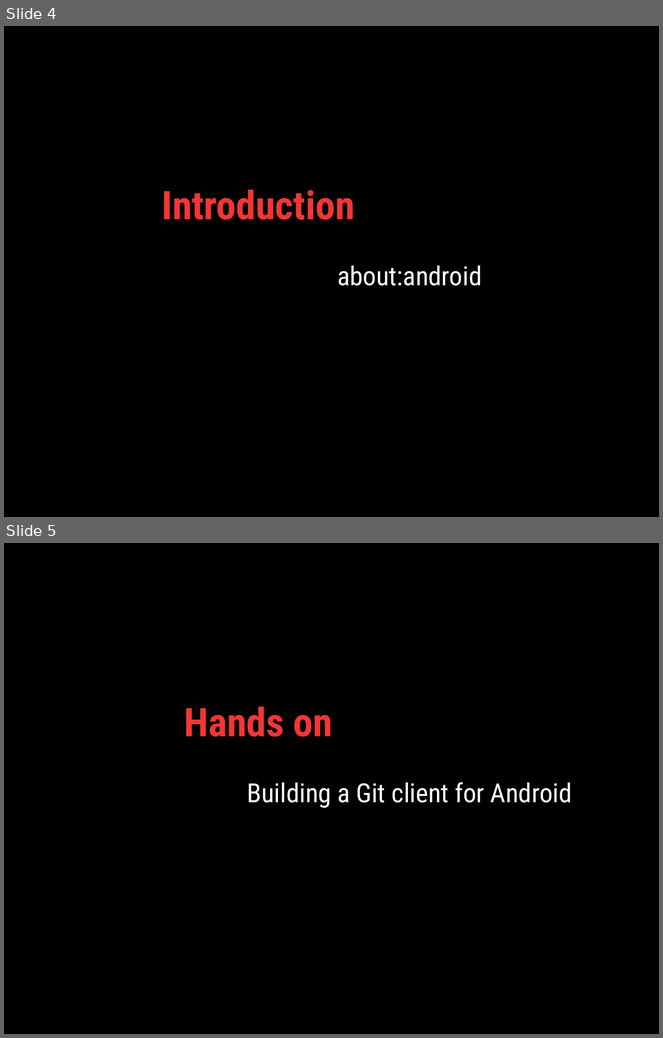
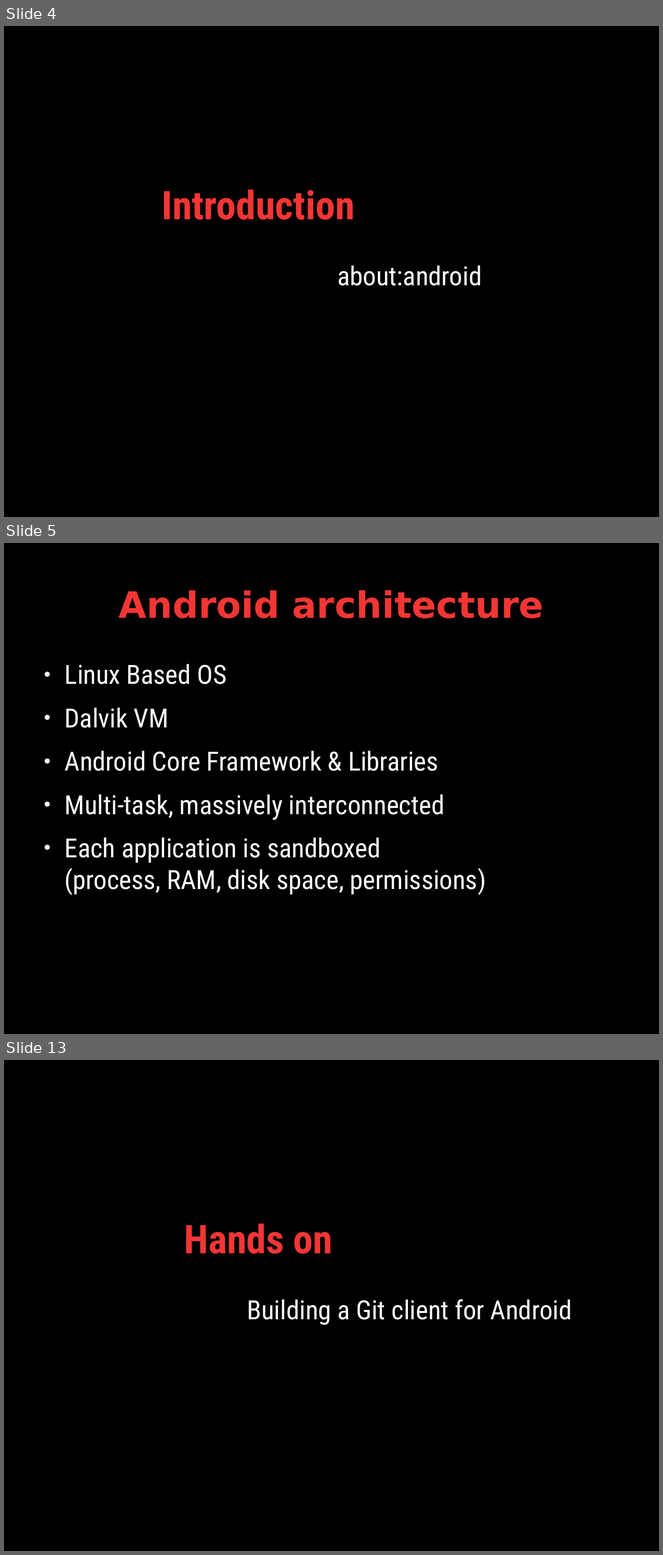
Before and after one commit to jbng/AngelHack-Android-Workshop, a slide deck: Presentation/presentation.odp. Shown one above the other, each under a label of ours: slides 4 and 5 before the commit, slides 4, 5 and 13 after it; the slides between them are not shown. The pictures are 663x1038 and 663x1555 pixels, drawn with LibreOffice and Linux fonts; fonts in the diff are those of the drawing. Boxes give left, top, right and bottom in pixels: in the first picture for what was removed or moved away, otherwise in the second. Text is boxed around its words. In the diff, an @@ line names an element or a change of style, - is before the commit and + after.

Commit message:
Introduction to Android

```diff
--- a/Presentation/presentation.odp
+++ b/Presentation/presentation.odp
@@ slide 5 added at box(4, 543, 659, 1034), background #000000 @@
@@ title added at box(118, 590, 544, 618), 44 pt, text #F33634, bold @@
+Android architecture
@@ text added at box(65, 664, 487, 896), 32 pt, text #FFFFFF @@
+● Linux Based OS
+● Dalvik VM
+● Android Core Framework & Libraries
+● Multi-task, massively interconnected
+● Each application is sandboxed
+  (process, RAM, disk space, permissions)
@@ what was slide 5 is now slide 13 @@
```
Also in this commit, not shown: 7 other slides added.
